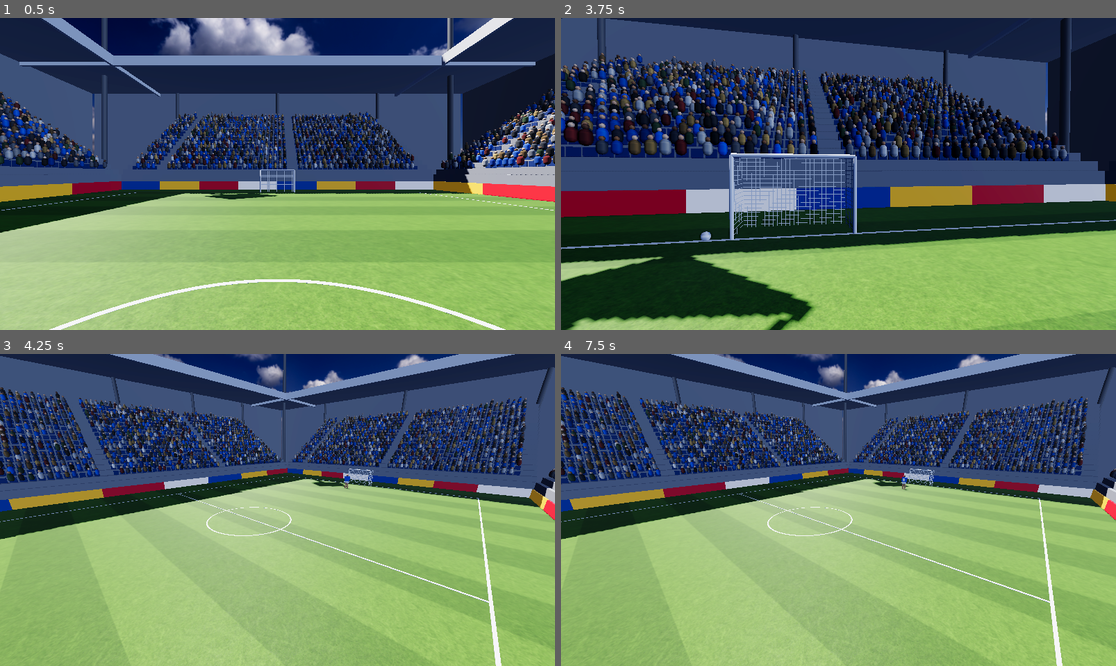
Above: before the commit, frames 1-4 (two rows, left to right).
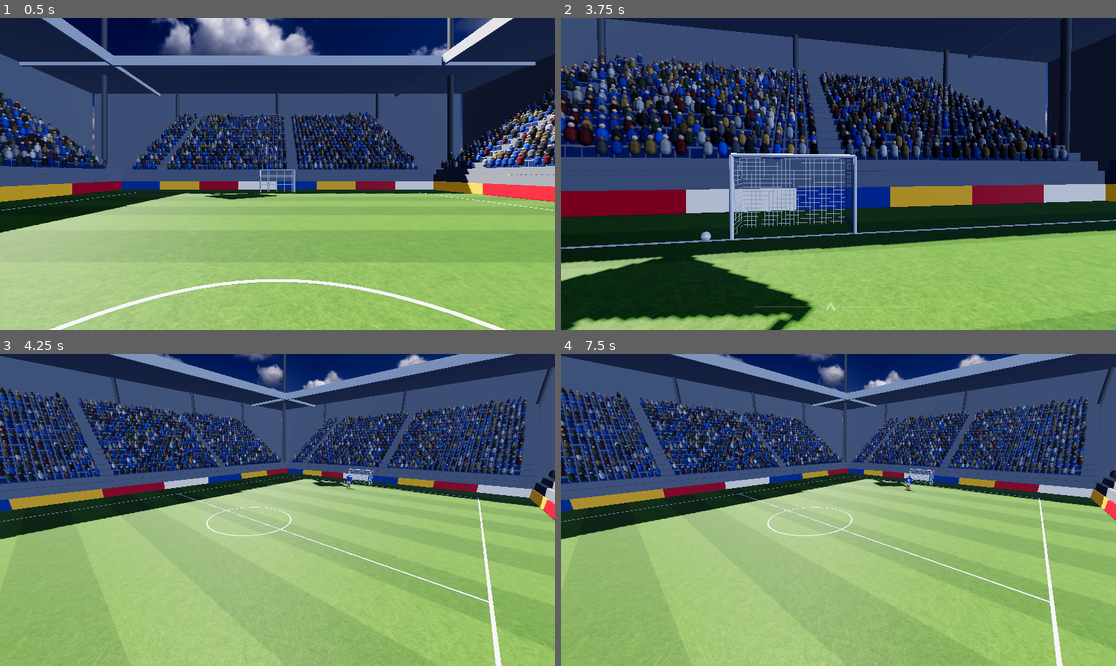
Above: after the commit, the same moments.

Repository: Nachiket115/footyiq
Game: Godot game, scene res://sim/match_world.tscn
The game is run twice, just before and just after one commit, with the same random seed, the same clock (stepped at 60 frames per second) and the same inputs.
Inputs (mouse positions are in pixels of both pictures, inside the frame that each line leads up to):
- Up to frame 1 (0.5 s): no input
- Up to frame 2 (3.75 s): tap Enter at 0.5 s; move the mouse to (866, 174) at 0.52 s; hold Space (lofted) 0.53-1.28 s; hold W (move_forward) from 0.53 s (still down); click (866, 174) at 0.8 s; move the mouse to (810, 174) at 1.27 s; click (810, 174) at 1.35 s; right-click (810, 174) at 1.55 s; move the mouse to (849, 167) at 2.02 s; hold Shift (sprint) 2.03-2.78 s; right-click (849, 167) at 2.1 s; click (849, 167) at 2.17 s; move the mouse to (832, 180) at 2.77 s; tap Shift (sprint) at 2.85 s; click (832, 180) at 2.92 s; tap E (trap) at 3.05 s; move the mouse to (877, 177) at 3.52 s; hold E (trap) from 3.53 s (still down); click (877, 177) at 3.67 s
- Up to frame 3 (4.25 s): keep holding W (move_forward); keep holding E (trap); tap Q (align, bound only after the commit) at 3.8 s; tap V (debug_camera) at 4.15 s
- Up to frame 4 (7.5 s): move the mouse to (794, 506) at 4.27 s; release E (trap) at 4.28 s; tap Q (align, bound only after the commit) at 4.35 s; click (794, 506) at 4.42 s; tap Space (lofted) at 4.55 s; tap Escape (release_mouse) at 4.9 s; move the mouse to (866, 510) at 5.02 s; release W (move_forward) at 5.03 s; hold S (move_back) 5.03-5.78 s; hold Space (lofted) 5.03-5.78 s; click (866, 510) at 5.3 s; move the mouse to (816, 503) at 5.77 s; hold D (move_right) 5.78-6.53 s; click (816, 503) at 5.85 s; right-click (816, 503) at 6.05 s; tap Enter at 6.5 s; move the mouse to (866, 510) at 6.52 s; hold Shift (sprint) 6.53-7.28 s; hold W (move_forward) from 6.53 s (still down); right-click (866, 510) at 6.6 s; click (866, 510) at 6.67 s; move the mouse to (810, 510) at 7.27 s; tap Shift (sprint) at 7.35 s; click (810, 510) at 7.42 s

Frame 1 is identical in both runs. In frame 2, less than 0.1% of the frame differs, in the area x 34-66%, y 91-94%; in frame 3, less than 0.1%; in frame 4, less than 0.1%.

Commit message:
feat(sim): add body-direction marker and align-body-to-view action

Diff:
--- a/config/input.json
+++ b/config/input.json
@@ -1,17 +1,62 @@
 {
-	"move_forward": ["key:W", "joy_axis:1:-1"],
-	"move_back": ["key:S", "joy_axis:1:1"],
-	"move_left": ["key:A", "joy_axis:0:-1"],
-	"move_right": ["key:D", "joy_axis:0:1"],
-	"look_left": ["joy_axis:2:-1"],
-	"look_right": ["joy_axis:2:1"],
-	"look_up": ["joy_axis:3:-1"],
-	"look_down": ["joy_axis:3:1"],
-	"sprint": ["key:Shift", "joy_button:7"],
-	"pass": ["mouse:left", "joy_button:0"],
-	"shoot": ["mouse:right", "key:F", "joy_button:2"],
-	"lofted": ["key:Space", "joy_button:9"],
-	"trap": ["key:E", "joy_button:10"],
-	"release_mouse": ["key:Escape"],
-	"debug_camera": ["key:V"]
+	"move_forward": [
+		"key:W",
+		"joy_axis:1:-1"
+	],
+	"move_back": [
+		"key:S",
+		"joy_axis:1:1"
+	],
+	"move_left": [
+		"key:A",
+		"joy_axis:0:-1"
+	],
+	"move_right": [
+		"key:D",
+		"joy_axis:0:1"
+	],
+	"look_left": [
+		"joy_axis:2:-1"
+	],
+	"look_right": [
+		"joy_axis:2:1"
+	],
+	"look_up": [
+		"joy_axis:3:-1"
+	],
+	"look_down": [
+		"joy_axis:3:1"
+	],
+	"sprint": [
+		"key:Shift",
+		"joy_button:7"
+	],
+	"pass": [
+		"mouse:left",
+		"joy_button:0"
+	],
+	"shoot": [
+		"mouse:right",
+		"key:F",
+		"joy_button:2"
+	],
+	"lofted": [
+		"key:Space",
+		"joy_button:9"
+	],
+	"trap": [
+		"key:E",
+		"joy_button:10"
+	],
+	"release_mouse": [
+		"key:Escape"
+	],
+	"debug_camera": [
+		"key:V"
+	],
+	"align": [
+		"key:Q",
+		"mouse:middle",
+		"joy_button:8"
+	]
 }
--- a/config/tuning.json
+++ b/config/tuning.json
@@ -229,5 +229,18 @@
 		"look_sensitivity_deg": 0.12,
 		"stick_speed_deg": 180.0,
 		"look_smoothing_s": 0.0
+	},
+	"hud": {
+		"body_indicator": {
+			"enabled": true,
+			"track_width_frac": 0.3,
+			"bottom_margin": 48.0,
+			"marker_size": 14.0,
+			"line_width": 3.0,
+			"color": "#ffffff",
+			"max_alpha": 0.85,
+			"fade_start_deg": 4.0,
+			"fade_full_deg": 15.0
+		}
 	}
 }
--- a/core/player_command.gd
+++ b/core/player_command.gd
@@ -8,6 +8,7 @@
 var look_yaw := 0.0
 var look_pitch := 0.0
 var sprint := false
+var align := false
 var action := Action.NONE
 var power := 0.0
 var lofted := false
--- a/core/player_motion.gd
+++ b/core/player_motion.gd
@@ -16,10 +16,11 @@
 
 	var pace := clampf(inverse_lerp(jog, sprint, player.vel.length()), 0.0, 1.0)
 	var max_turn := deg_to_rad(lerpf(p.turn_rate_jog_deg, p.turn_rate_sprint_deg, pace)) * dt
-	var steer := 0.0 if strafing or move.y < 0.0 else move.x * max_turn
-	var drag := clampf(cmd.look_yaw - clampf(cmd.look_yaw, -yaw_limit, yaw_limit), -max_turn, max_turn)
-	player.body_yaw = wrapf(player.body_yaw + clampf(steer + drag, -max_turn, max_turn), -PI, PI)
-	player.head_yaw = clampf(cmd.look_yaw - drag, -yaw_limit, yaw_limit)
+	var steer := 0.0 if strafing or cmd.align or move.y < 0.0 else move.x * max_turn
+	var follow := cmd.look_yaw if cmd.align else cmd.look_yaw - clampf(cmd.look_yaw, -yaw_limit, yaw_limit)
+	var look_turn := clampf(follow, -max_turn, max_turn)
+	player.body_yaw = wrapf(player.body_yaw + clampf(steer + look_turn, -max_turn, max_turn), -PI, PI)
+	player.head_yaw = clampf(cmd.look_yaw - look_turn, -yaw_limit, yaw_limit)
 	player.head_pitch = clampf(cmd.look_pitch, -pitch_limit, pitch_limit)
 
 	player.sprinting = cmd.sprint and move.y > 0.0
--- a/sim/human_controller.gd
+++ b/sim/human_controller.gd
@@ -7,6 +7,8 @@
 
 var _look_yaw := 0.0
 var _look_pitch := 0.0
+var _commanded_yaw := 0.0
+var _sim_adjust := 0.0
 var _yaw_limit: float
 var _pitch_limit: float
 var _smoothing: float
@@ -20,11 +22,12 @@
 	_tap_power = t.kick.tap_power
 
 
-func update_look(look_delta: Vector2, dt: float) -> void:
+func update_look(look_delta: Vector2, dt: float, tick_fraction := 1.0) -> void:
 	_look_yaw += look_delta.x
 	_look_pitch = clampf(_look_pitch + look_delta.y, -_pitch_limit, _pitch_limit)
+	var target := clampf(_look_yaw - _sim_adjust * (1.0 - tick_fraction), -_yaw_limit, _yaw_limit)
 	var blend := 1.0 if _smoothing <= 0.0 else 1.0 - exp(-dt / _smoothing)
-	view_yaw = lerpf(view_yaw, clampf(_look_yaw, -_yaw_limit, _yaw_limit), blend)
+	view_yaw = lerpf(view_yaw, target, blend)
 	view_pitch = lerpf(view_pitch, _look_pitch, blend)
 
 
@@ -34,11 +37,17 @@
 	cmd.player_id = player_id
 	cmd.move = input.move
 	cmd.sprint = input.sprint
+	cmd.align = input.align
 	cmd.look_yaw = _look_yaw
 	cmd.look_pitch = _look_pitch
 	cmd.lofted = input.lofted
 	if input.shoot:
 		cmd.action = PlayerCommand.Action.SHOOT
 		cmd.power = _tap_power
-	_look_yaw = clampf(_look_yaw, -_yaw_limit, _yaw_limit)
+	_commanded_yaw = _look_yaw
 	return cmd
+
+
+func sync(head_yaw: float) -> void:
+	_sim_adjust = head_yaw - _commanded_yaw
+	_look_yaw = head_yaw
--- a/sim/input_mapper.gd
+++ b/sim/input_mapper.gd
@@ -1,6 +1,6 @@
 extends Node
 
-const MOUSE_BUTTONS := {"left": MOUSE_BUTTON_LEFT, "right": MOUSE_BUTTON_RIGHT}
+const MOUSE_BUTTONS := {"left": MOUSE_BUTTON_LEFT, "right": MOUSE_BUTTON_RIGHT, "middle": MOUSE_BUTTON_MIDDLE}
 const DEADZONE := 0.2
 
 var _mouse_delta := Vector2.ZERO
@@ -48,6 +48,7 @@
 	return {
 		"move": Vector2(Input.get_axis("move_left", "move_right"), Input.get_axis("move_back", "move_forward")),
 		"sprint": Input.is_action_pressed("sprint"),
+		"align": Input.is_action_pressed("align"),
 		"shoot": Input.is_action_just_pressed("shoot"),
 		"lofted": Input.is_action_pressed("lofted"),
 		"pass_held": Input.is_action_pressed("pass"),
--- a/sim/match_world.gd
+++ b/sim/match_world.gd
@@ -12,6 +12,7 @@
 const BallView = preload("res://sim/ball.gd")
 const PlayerBody = preload("res://sim/player_body.gd")
 const Meshes = preload("res://sim/meshes.gd")
+const BodyIndicator = preload("res://ui/body_indicator.gd")
 
 const TEMP_PLAYER_START := Vector2(-0.6, 0.0)
 
@@ -23,6 +24,7 @@
 var _controller: HumanController
 var _rig: CameraRig
 var _spectator := Camera3D.new()
+var _body_indicator: BodyIndicator
 var _ball_view: BallView
 var _player_views := {}
 var _prev_ball: Vector3
@@ -66,6 +68,10 @@
 	add_child(_rig)
 	add_child(_spectator)
 	_spectator.look_at_from_position(Meshes.vec3(t.debug.spectator_pos), Meshes.vec3(t.debug.spectator_target))
+	var hud := CanvasLayer.new()
+	add_child(hud)
+	_body_indicator = BodyIndicator.new(t.hud.body_indicator, deg_to_rad(t.player.head_yaw_limit_deg))
+	hud.add_child(_body_indicator)
 	_set_first_person(true)
 	_remember()
 
@@ -74,6 +80,7 @@
 	_remember()
 	var command := _controller.build_command(state.tick + 1, controlled_id, _mapper.poll())
 	Sim.step(state, [command], cfg)
+	_controller.sync(state.player_by_id(controlled_id).head_yaw)
 	if not state.events.is_empty():
 		_prev_ball = state.ball.pos
 
@@ -84,8 +91,9 @@
 
 
 func _process(delta: float) -> void:
-	_controller.update_look(_mapper.take_look(delta), delta)
 	var f := Engine.get_physics_interpolation_fraction()
+	_controller.update_look(_mapper.take_look(delta), delta, f)
+	_body_indicator.head_yaw = _controller.view_yaw
 	_ball_view.position = _prev_ball.lerp(state.ball.pos, f)
 	for p in state.players:
 		var prev: Array = _prev_players[p.id]
@@ -110,3 +118,4 @@
 	_rig.set_active(first_person)
 	_spectator.current = not first_person
 	_player_views[controlled_id].visible = not first_person
+	_body_indicator.visible = first_person and cfg["tuning"].hud.body_indicator.enabled
--- a/tests/test_human_controller.gd
+++ b/tests/test_human_controller.gd
@@ -7,7 +7,7 @@
 var t: Dictionary = Config.load_all("res://config")["tuning"]
 var yaw_limit := deg_to_rad(t.player.head_yaw_limit_deg)
 
-const IDLE := {"move": Vector2.ZERO, "sprint": false, "shoot": false, "lofted": false}
+const IDLE := {"move": Vector2.ZERO, "sprint": false, "align": false, "shoot": false, "lofted": false}
 
 
 func test_look_accumulates_and_pitch_clamps() -> void:
@@ -24,15 +24,29 @@
 	check_near(controller.view_yaw, yaw_limit, 1e-6, "view yaw clamped")
 
 
-func test_command_carries_excess_once_then_clamps() -> void:
+func test_command_carries_excess_once_then_follows_the_sim() -> void:
 	var controller := HumanController.new(t)
 	controller.update_look(Vector2(yaw_limit + 0.3, 0.0), 0.016)
 	var first: PlayerCommand = controller.build_command(1, 4, IDLE)
+	controller.sync(yaw_limit)
 	var second: PlayerCommand = controller.build_command(2, 4, IDLE)
 	check_near(first.look_yaw, yaw_limit + 0.3, 1e-6, "first command carries the excess")
 	check_near(second.look_yaw, yaw_limit, 1e-6, "excess is not carried over")
 	check_eq(first.player_id, 4, "player id")
 	check_eq(first.tick, 1, "tick")
+
+
+func test_view_blends_sim_head_change_across_the_tick() -> void:
+	var controller := HumanController.new(t)
+	controller.update_look(Vector2(1.0, 0.0), 0.016)
+	controller.build_command(1, 0, IDLE.merged({"align": true}, true))
+	controller.sync(0.9)
+	controller.update_look(Vector2.ZERO, 0.016, 0.0)
+	check_near(controller.view_yaw, 1.0, 1e-6, "start of tick shows the old head angle")
+	controller.update_look(Vector2.ZERO, 0.016, 0.5)
+	check_near(controller.view_yaw, 0.95, 1e-6, "halfway")
+	controller.update_look(Vector2.ZERO, 0.016, 1.0)
+	check_near(controller.view_yaw, 0.9, 1e-6, "end of tick shows the new head angle")
 
 
 func test_shoot_input_becomes_shoot_action() -> void:
--- a/tests/test_player_motion.gd
+++ b/tests/test_player_motion.gd
@@ -101,6 +101,30 @@
 	check_near(player.head_yaw, yaw_limit, 1e-6, "head stays at the limit")
 
 
+func test_align_turns_body_to_gaze_and_keeps_world_gaze() -> void:
+	var player := WorldState.PlayerState.new()
+	var look := 1.0
+	var steady := true
+	for i in 60:
+		var cmd := _cmd(Vector2(1, 1), false, look)
+		cmd.align = true
+		PlayerMotion.apply(player, cmd, DT, p)
+		look = player.head_yaw
+		if absf(player.body_yaw + player.head_yaw - 1.0) > 1e-5:
+			steady = false
+	check(steady, "world gaze never moved")
+	check_near(player.body_yaw, 1.0, 1e-5, "body now faces where the head was looking")
+	check_near(player.head_yaw, 0.0, 1e-5, "head is centred on the body")
+
+
+func test_align_first_tick_turns_at_the_turn_rate() -> void:
+	var player := WorldState.PlayerState.new()
+	var cmd := _cmd(Vector2.ZERO, false, -1.0)
+	cmd.align = true
+	PlayerMotion.apply(player, cmd, DT, p)
+	check_near(player.body_yaw, -deg_to_rad(p.turn_rate_jog_deg) * DT, 1e-6, "one tick of turning")
+
+
 func test_head_clamped_to_limits() -> void:
 	var player := WorldState.PlayerState.new()
 	PlayerMotion.apply(player, _cmd(Vector2.ZERO, false, -9.0, 9.0), DT, p)
--- /dev/null
+++ b/ui/body_indicator.gd
@@ -0,0 +1,35 @@
+extends Control
+
+var head_yaw := 0.0
+
+var _settings: Dictionary
+var _yaw_limit: float
+
+
+func _init(settings: Dictionary, yaw_limit: float) -> void:
+	_settings = settings
+	_yaw_limit = yaw_limit
+	set_anchors_preset(Control.PRESET_FULL_RECT)
+	mouse_filter = Control.MOUSE_FILTER_IGNORE
+
+
+func _process(_delta: float) -> void:
+	queue_redraw()
+
+
+func _draw() -> void:
+	var s := _settings
+	var offset := absf(rad_to_deg(head_yaw))
+	var alpha: float = s.max_alpha * smoothstep(s.fade_start_deg, s.fade_full_deg, offset)
+	if alpha <= 0.0:
+		return
+	var color := Color(s.color as String, alpha)
+	var faint := Color(s.color as String, alpha * 0.4)
+	var half_track: float = size.x * s.track_width_frac * 0.5
+	var centre := Vector2(size.x * 0.5, size.y - s.bottom_margin)
+	var m: float = s.marker_size
+	var w: float = s.line_width
+	draw_line(centre - Vector2(half_track, 0.0), centre + Vector2(half_track, 0.0), faint, w * 0.5, true)
+	draw_line(centre - Vector2(0.0, m * 0.4), centre + Vector2(0.0, m * 0.4), faint, w * 0.5, true)
+	var body := centre + Vector2(-head_yaw / _yaw_limit * half_track, 0.0)
+	draw_polyline([body + Vector2(-m * 0.6, m * 0.5), body + Vector2(0.0, -m * 0.5), body + Vector2(m * 0.6, m * 0.5)], color, w, true)
